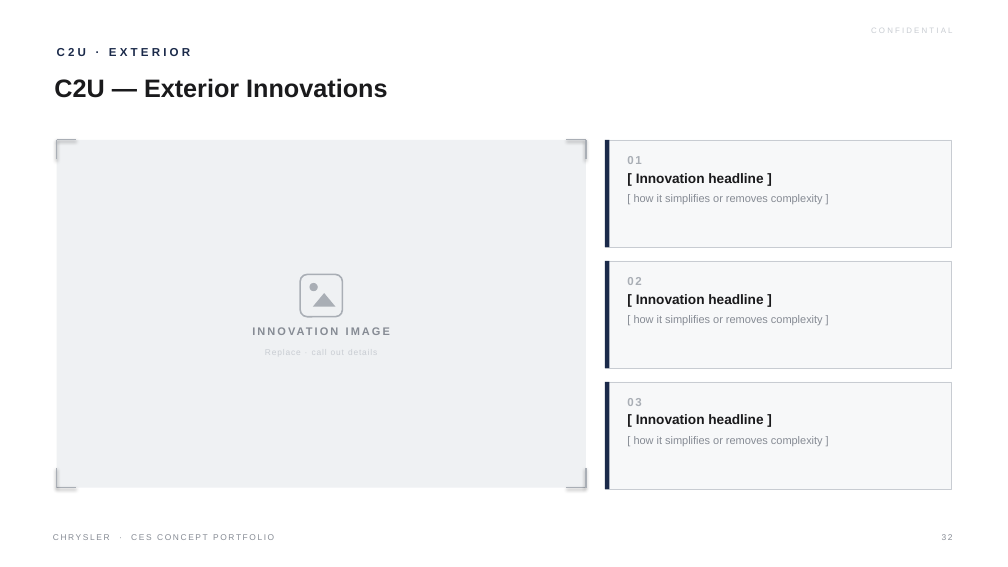
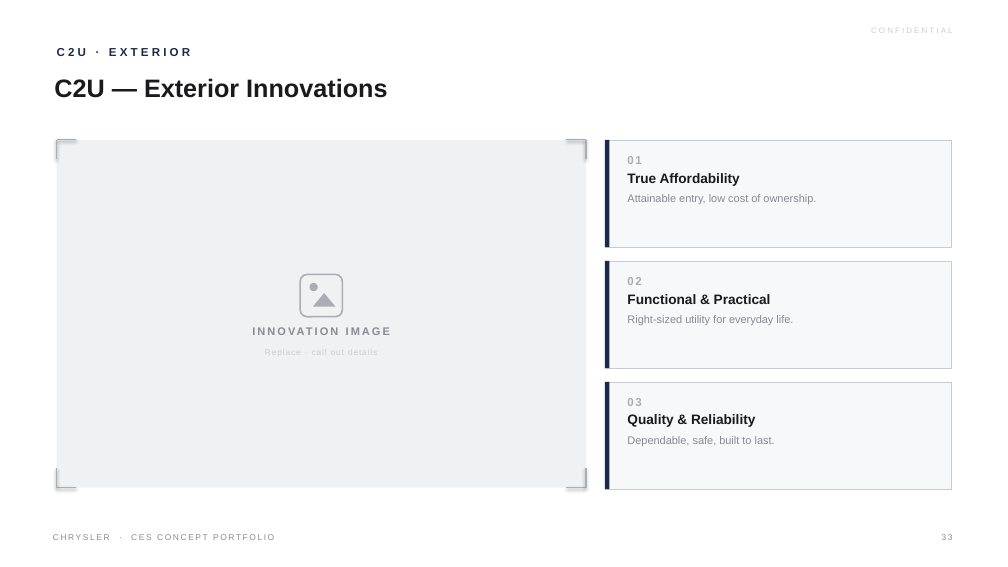
Before and after one commit to LG-Succe55/CLAUDE, a slide deck: slide 33 of Chrysler_CES_Concept_Portfolio.pptx (slide 32 before the commit). Drawn at 1008x567 pixels with LibreOffice and Linux fonts; fonts in the diff are those of the drawing. Boxes give left, top, right and bottom in pixels: in the first picture for what was removed or moved away, otherwise in the second. Text is boxed around its words. In the diff, an @@ line names an element or a change of style, - is before the commit and + after.

```diff
--- a/Chrysler_CES_Concept_Portfolio.pptx
+++ b/Chrysler_CES_Concept_Portfolio.pptx
@@ text at (x1=627, y1=173, x2=816, y2=204): text changed @@
-[ Innovation headline ]
-[ how it simplifies or removes complexity ]
+True Affordability
+Attainable entry, low cost of ownership.
@@ text at (x1=627, y1=294, x2=793, y2=325): text changed @@
-[ Innovation headline ]
-[ how it simplifies or removes complexity ]
+Functional & Practical
+Right-sized utility for everyday life.
@@ text at (x1=627, y1=414, x2=775, y2=446): text changed @@
-[ Innovation headline ]
-[ how it simplifies or removes complexity ]
+Quality & Reliability
+Dependable, safe, built to last.
```
Also in this commit, not shown: 37 other slides changed, 2 slides added, 1 slide removed, 1 other file.
